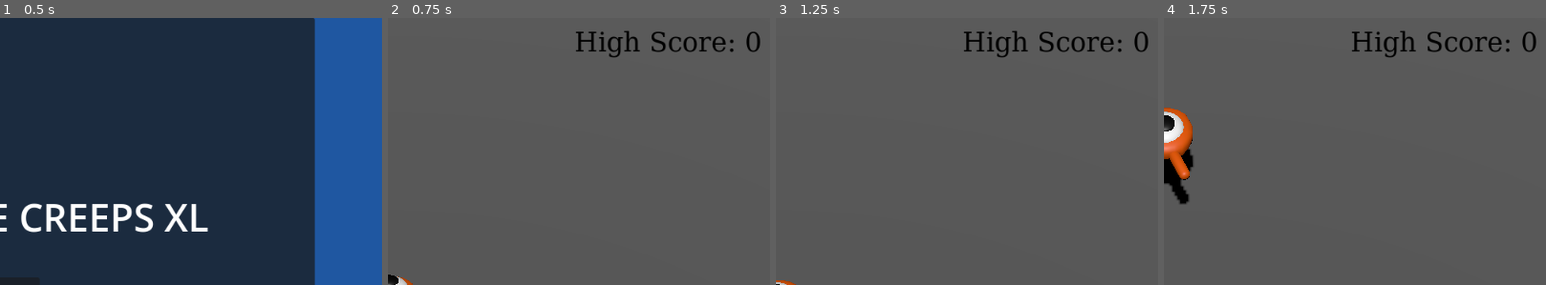
Above: before the commit, frames 1-4 (left to right).
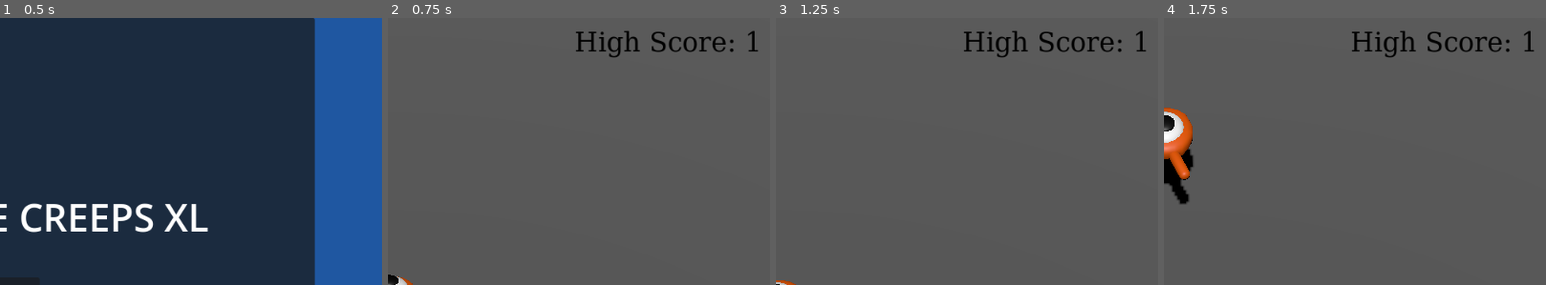
Above: after the commit, the same moments.

Repository: RobRob7/Dodge-the-Creeps-XL
Game: Godot game, scene res://scenes/mainmenu.tscn
The game is run twice, just before and just after one commit, with the same random seed, the same clock (stepped at 60 frames per second) and the same inputs.
Inputs:
- Up to frame 1 (0.5 s): no input
- Up to frame 2 (0.75 s): click "Play Game" at 0.5 s
- Up to frame 3 (1.25 s): no input
- Up to frame 4 (1.75 s): tap Enter (enter) at 1.25 s; hold Up (move_forward) from 1.28 s (still down); hold Enter (enter) from 1.28 s (still down); tap Space (jump) at 1.52 s
The pictures show only the part of the screen within x 50-100%, y 0-50%; the shares and areas given below are measured in that part.

Frame 1 is identical in both runs. In frame 2, 0.2% of the frame differs, in the area x 93-98%, y 4-13%; in frame 3, 0.2%; in frame 4, 0.2%.

Commit message:
export fix for my local file creation/access

Diff:
--- a/dodge-the-creeps-xl/scripts/Global.gd
+++ b/dodge-the-creeps-xl/scripts/Global.gd
@@ -1,7 +1,7 @@
 extends Node
 
 # path to .ini file
-var save_path := "user://player_score.ini"
+var save_path := "res://player_score.ini"
 
 # current points when playing
 var points = 0
--- a/dodge-the-creeps-xl/scripts/main.gd
+++ b/dodge-the-creeps-xl/scripts/main.gd
@@ -3,7 +3,7 @@
 @export var mob_scene: PackedScene
 
 # path to .ini file
-var save_path := "user://player_score.ini"
+var save_path := "res://player_score.ini"
 
 # run once
 func _ready() -> void:
Not shown, changed: pages/gameHTML/Dodge the Creeps XL.pck
